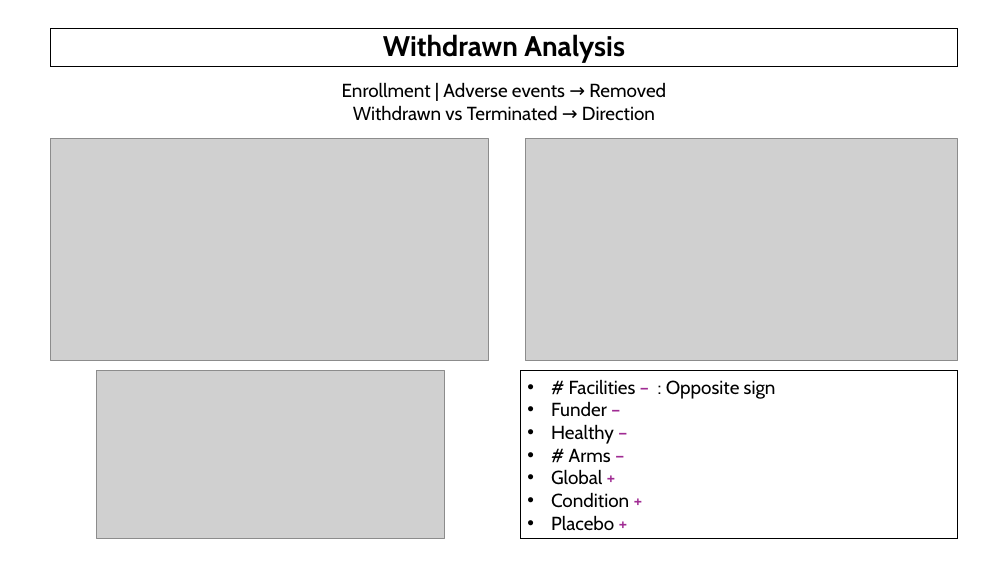
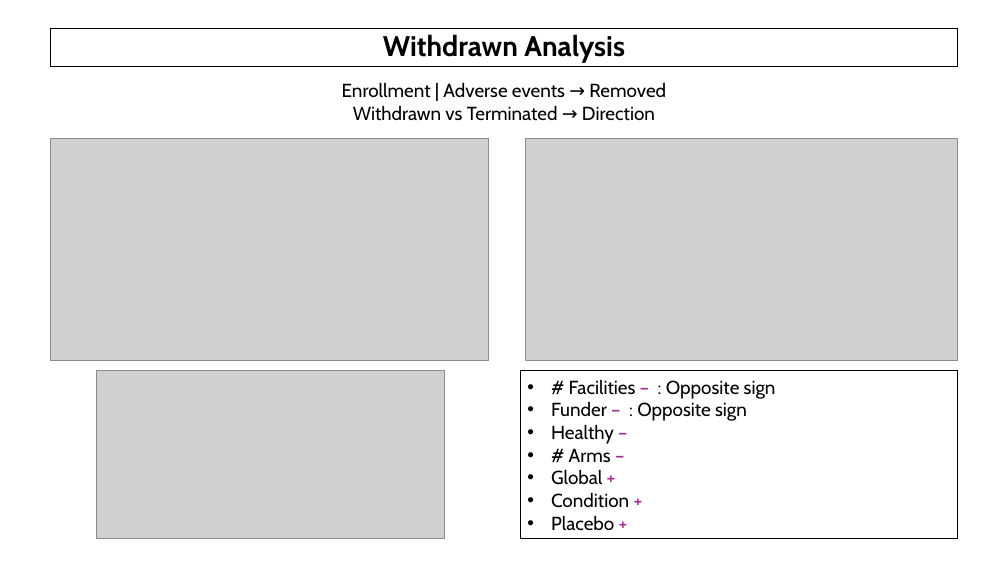
Before and after one commit to AndreouEugenia/Thesis, a slide deck: slide 26 of Thesis_Presentation.pptx. Drawn at 1008x567 pixels with LibreOffice and Linux fonts; fonts in the diff are those of the drawing; grey boxes stand for pictures; background and template pictures are left out. Boxes give left, top, right and bottom in pixels: in the first picture for what was removed or moved away, otherwise in the second. Text is boxed around its words. In the diff, an @@ line names an element or a change of style, - is before the commit and + after.

```diff
--- a/Thesis_Presentation.pptx
+++ b/Thesis_Presentation.pptx
@@ text in rectangle at (551, 402, 747, 421): text changed @@
-• Funder –
+• Funder – : Opposite sign
```
Also in this commit, not shown: 5 other slides changed, 2 other files.
